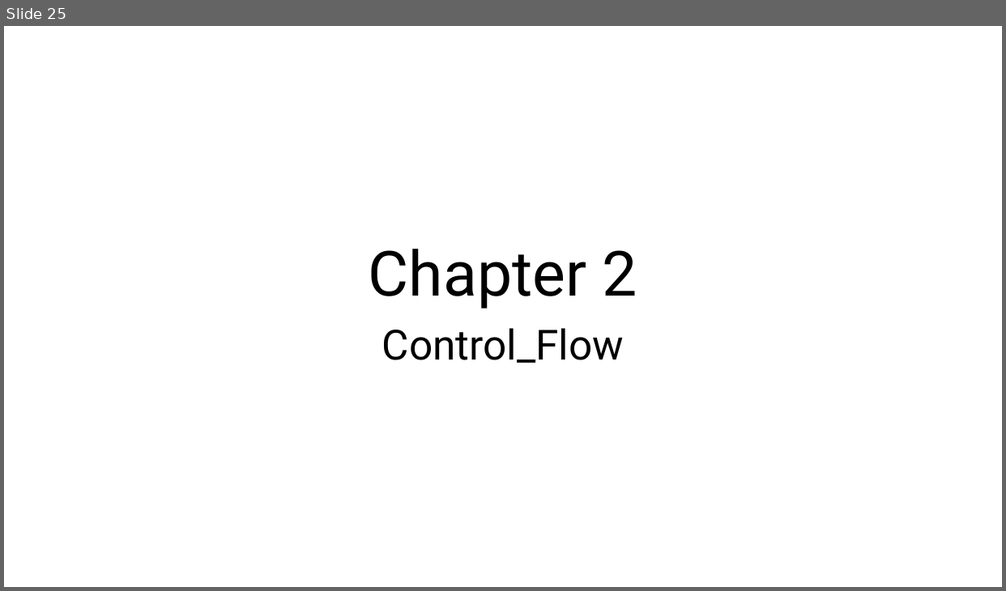
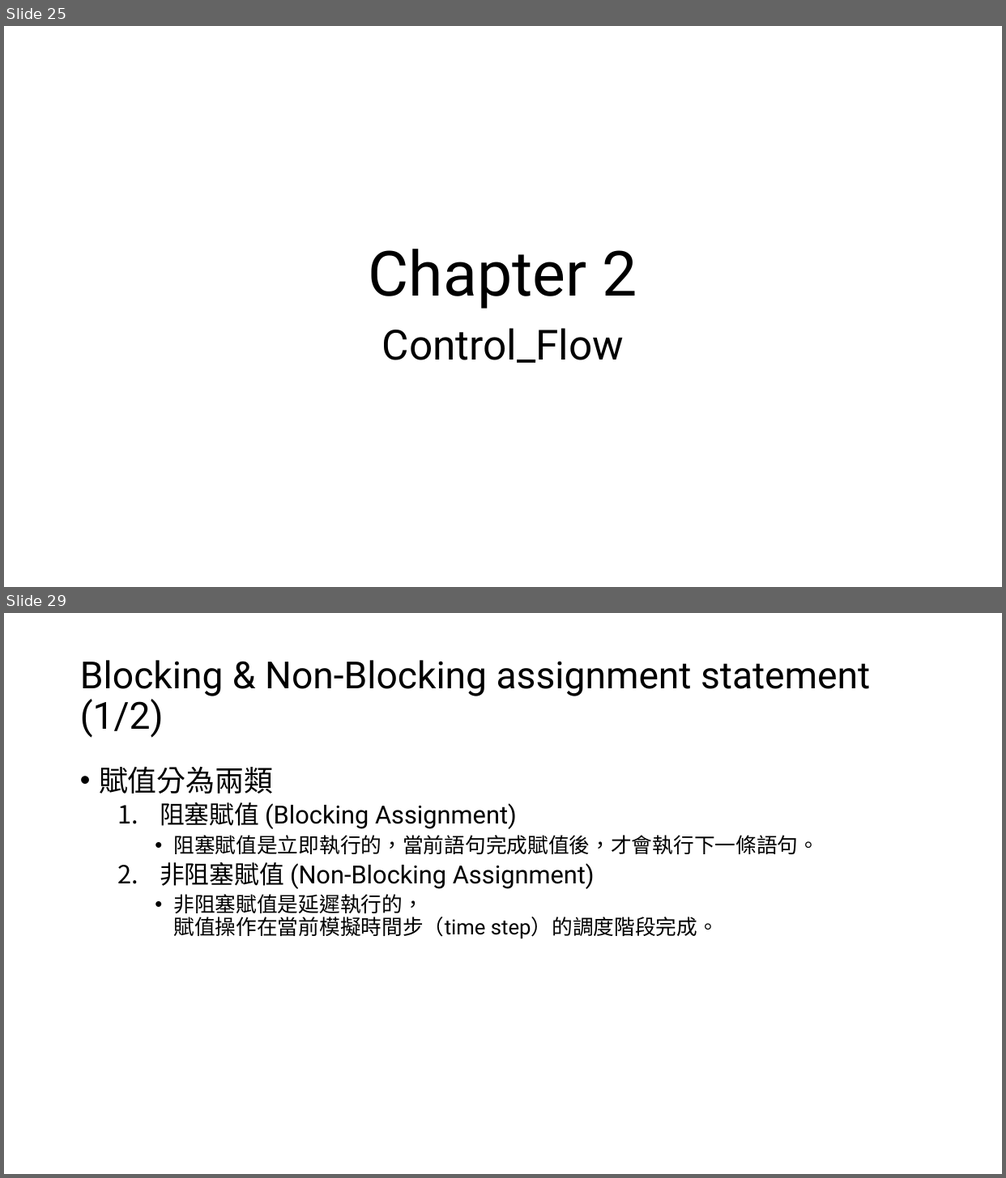
Before and after one commit to s9001055/DV_learning, a slide deck: SystemVerilog_語法學習.pptx. Shown one above the other, each under a label of ours: slide 25 before the commit, slides 25 and 29 after it; the slides between them are not shown. The pictures are 1006x591 and 1006x1178 pixels, drawn with LibreOffice and Linux fonts; fonts in the diff are those of the drawing. Boxes give left, top, right and bottom in pixels: in the first picture for what was removed or moved away, otherwise in the second. Text is boxed around its words. In the diff, an @@ line names an element or a change of style, - is before the commit and + after.

```diff
--- a/SystemVerilog_語法學習.pptx
+++ b/SystemVerilog_語法學習.pptx
@@ slide 29 added at bbox=[4, 613, 1002, 1174], background #FFFFFF @@
@@ title added at bbox=[80, 660, 870, 738], 36 pt, text #000000 @@
+Blocking & Non-Blocking assignment statement (1/2)
@@ text added at bbox=[99, 767, 819, 939], 20 pt, text #000000 @@
+• 賦值分為兩類
+  1. 阻塞賦值 (Blocking Assignment)
+    • 阻塞賦值是立即執行的，當前語句完成賦值後，才會執行下一條語句。
+  2. 非阻塞賦值 (Non-Blocking Assignment)
+    • 非阻塞賦值是延遲執行的，
+      賦值操作在當前模擬時間步（time step）的調度階段完成。
```
Also in this commit, not shown: 1 slide changed, 5 other slides added, 5 other files.
